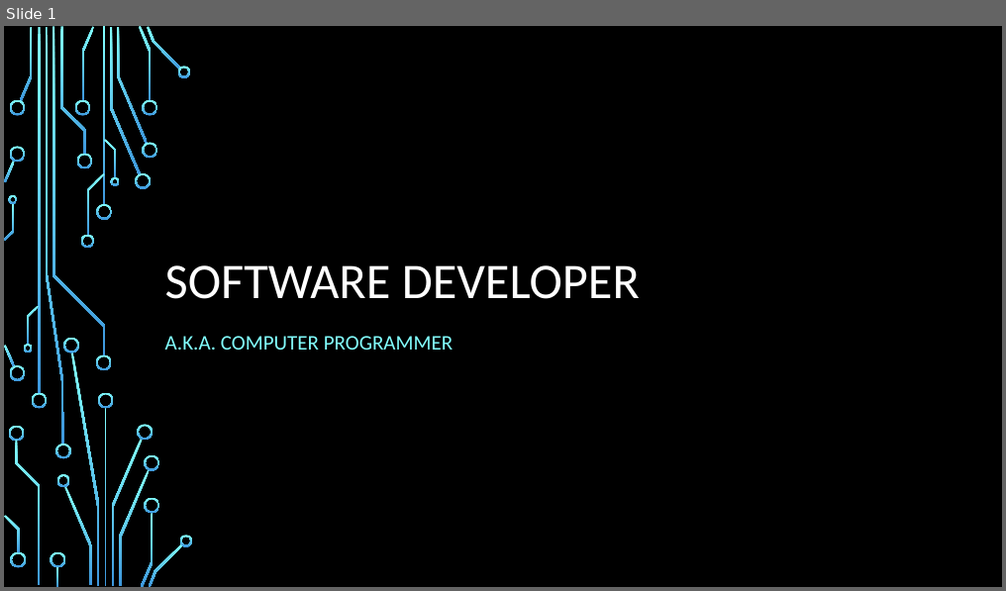
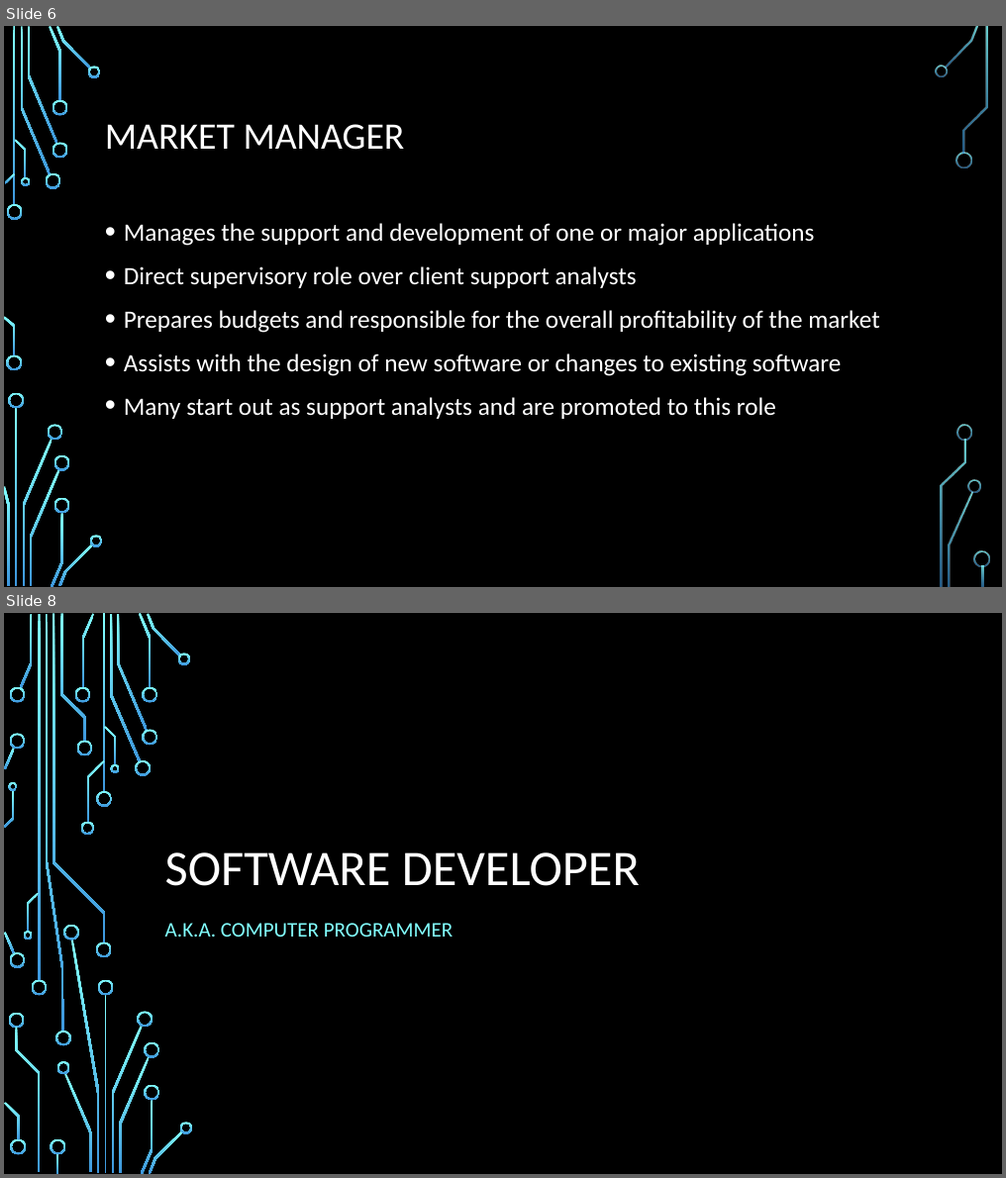
Before and after one commit to daviddcbud/TrainingApp, a slide deck: PowerPointSlids.pptx. Shown one above the other, each under a label of ours: slide 1 before the commit, slides 6 and 8 after it; the slides between them are not shown. The pictures are 1006x591 and 1006x1178 pixels, drawn with LibreOffice and Linux fonts; fonts in the diff are those of the drawing; background and template pictures are left out. Boxes give left, top, right and bottom in pixels: in the first picture for what was removed or moved away, otherwise in the second. Text is boxed around its words. In the diff, an @@ line names an element or a change of style, - is before the commit and + after.

```diff
--- a/PowerPointSlids.pptx
+++ b/PowerPointSlids.pptx
@@ slide 6 added at <box>4,26,1002,587</box>, background picture (left out) @@
@@ title added at <box>105,124,405,150</box>, 36 pt, text #FFFFFF @@
+MARKET MANAGER
@@ text added at <box>124,223,879,419</box>, 24 pt, text #FFFFFF @@
+• Manages the support and development of one or major applications
+• Direct supervisory role over client support analysts
+• Prepares budgets and responsible for the overall profitability of the market
+• Assists with the design of new software or changes to existing software
+• Many start out as support analysts and are promoted to this role
@@ group added at <box>4,26,990,587</box>: 33 freeform shapes, 3 rectangles @@
@@ what was slide 1 is now slide 8 @@
```
Also in this commit, not shown: 1 slide changed, 6 other slides added, 4 other files.
